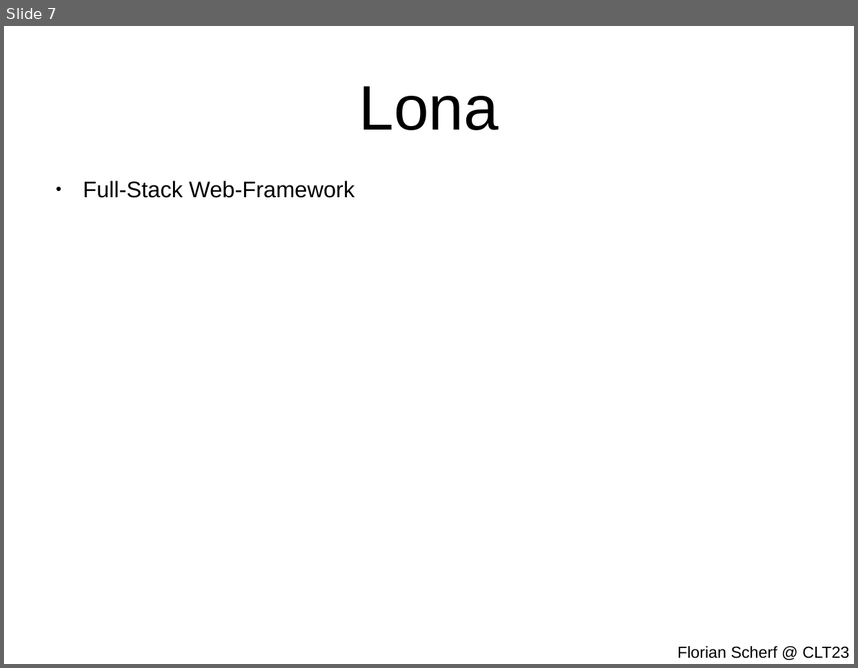
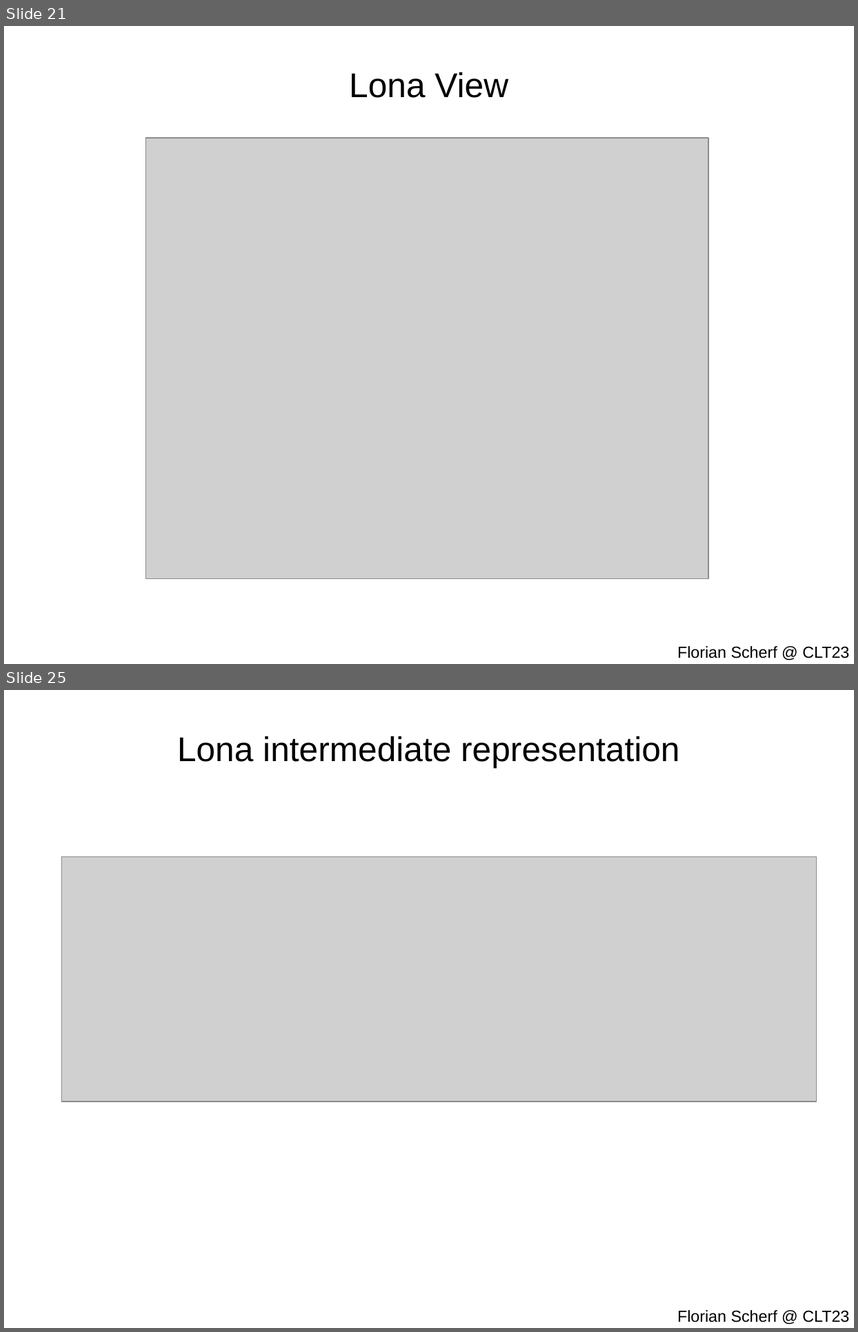
Before and after one commit to lona-web-org/presentations, a slide deck: clt23/slides.odp. Shown one above the other, each under a label of ours: slide 7 before the commit, slides 21 and 25 after it; the slides between them are not shown. The pictures are 858x668 and 858x1332 pixels, drawn with LibreOffice and Linux fonts; fonts in the diff are those of the drawing; grey boxes stand for pictures. Boxes give left, top, right and bottom in pixels: in the first picture for what was removed or moved away, otherwise in the second. Text is boxed around its words. In the diff, an @@ line names an element or a change of style, - is before the commit and + after.

```diff
--- a/clt23/slides.odp
+++ b/clt23/slides.odp
@@ slide 25 added at (4, 690, 854, 1328), background #FFFFFF @@
@@ title added at (177, 736, 680, 767), 32 pt, text #000000 @@
+Lona intermediate representation
@@ picture added at (62, 856, 817, 1102) @@
@@ text added at (677, 1310, 849, 1322), 15 pt, text #000000 @@
+Florian Scherf @ CLT23
@@ what was slide 7 is now slide 21 @@
@@ slide 21 changed as well @@
@@ title at (349, 72, 508, 98): text changed; size 58.6 to 32 pt @@
-Lona
+Lona View
@@ picture added at (146, 138, 709, 579) @@
@@ text removed at (83, 181, 355, 198) @@
-● Full-Stack Web-Framework
```
Also in this commit, not shown: 5 other slides changed, 17 other slides added, 1 slide removed, 27 other files.
